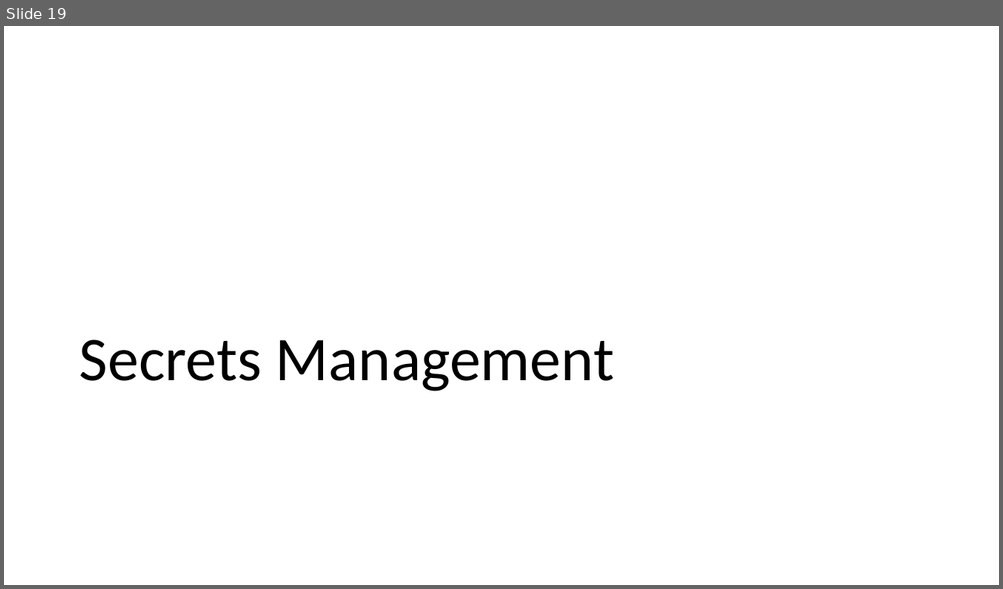
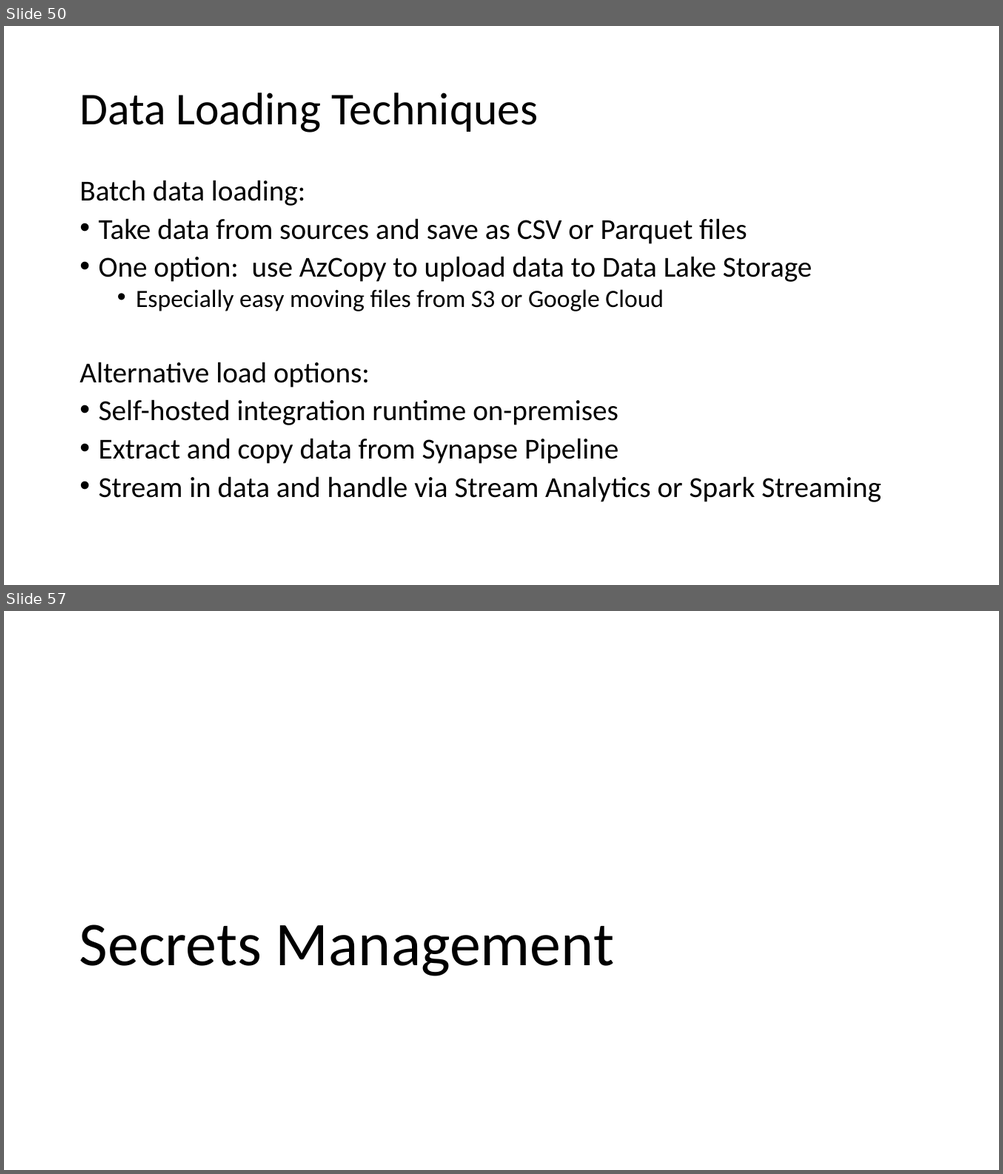
Before and after one commit to solliancenet/precon-synapse-power-bi, a slide deck: Slides/02 - Synapse Development.pptx. Shown one above the other, each under a label of ours: slide 19 before the commit, slides 50 and 57 after it; the slides between them are not shown. The pictures are 1003x589 and 1003x1174 pixels, drawn with LibreOffice and Linux fonts; fonts in the diff are those of the drawing. Boxes give left, top, right and bottom in pixels: in the first picture for what was removed or moved away, otherwise in the second. Text is boxed around its words. In the diff, an @@ line names an element or a change of style, - is before the commit and + after.

```diff
--- a/Slides/02 - Synapse Development.pptx
+++ b/Slides/02 - Synapse Development.pptx
@@ slide 50 added at (4,26,999,585), background #FFFFFF @@
@@ title added at (79,93,538,133), 44 pt, text #000000 @@
+Data Loading Techniques
@@ text added at (79,180,881,503), 28 pt, text #000000 @@
+Batch data loading:
+• Take data from sources and save as CSV or Parquet files
+• One option: use AzCopy to upload data to Data Lake Storage
+  • Especially easy moving files from S3 or Google Cloud
+Alternative load options:
+• Self-hosted integration runtime on-premises
+• Extract and copy data from Synapse Pipeline
+• Stream in data and handle via Stream Analytics or Spark Streaming
@@ what was slide 19 is now slide 57 @@
```
Also in this commit, not shown: 2 slides changed, 48 other slides added, 3 slides removed.
